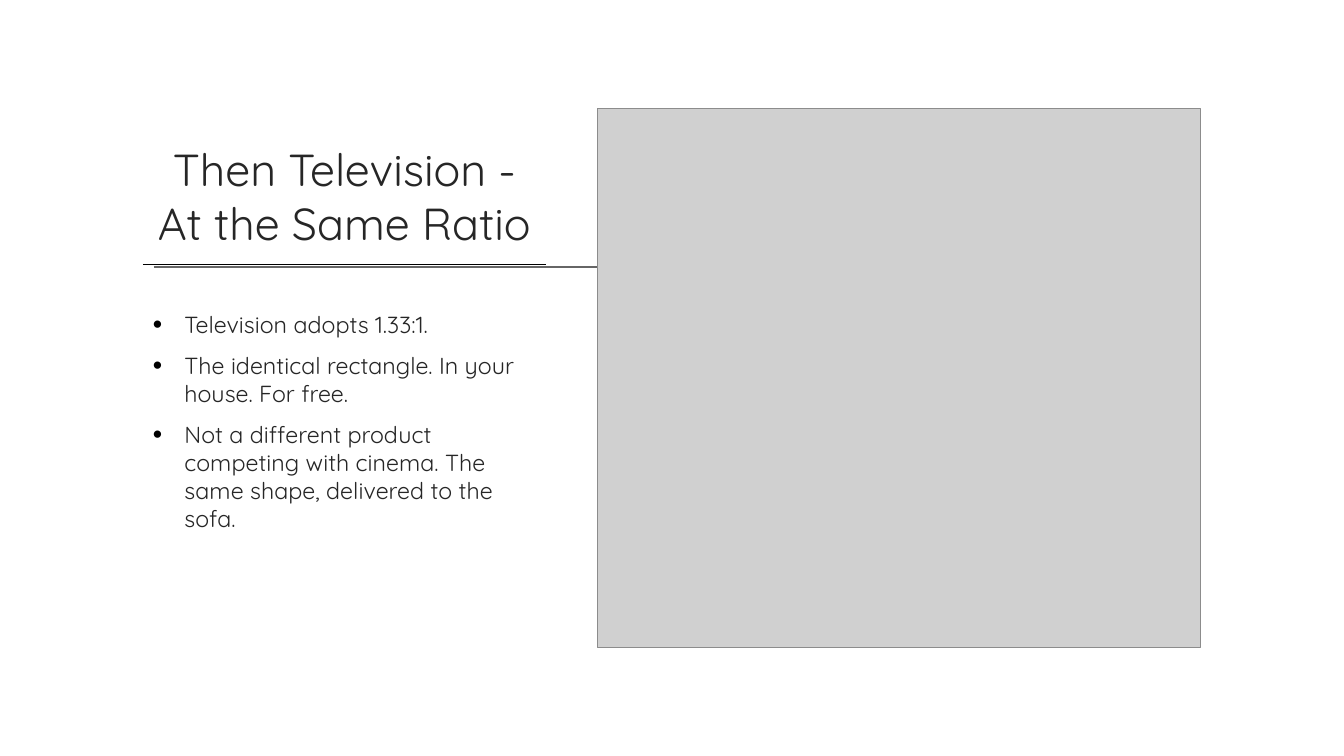
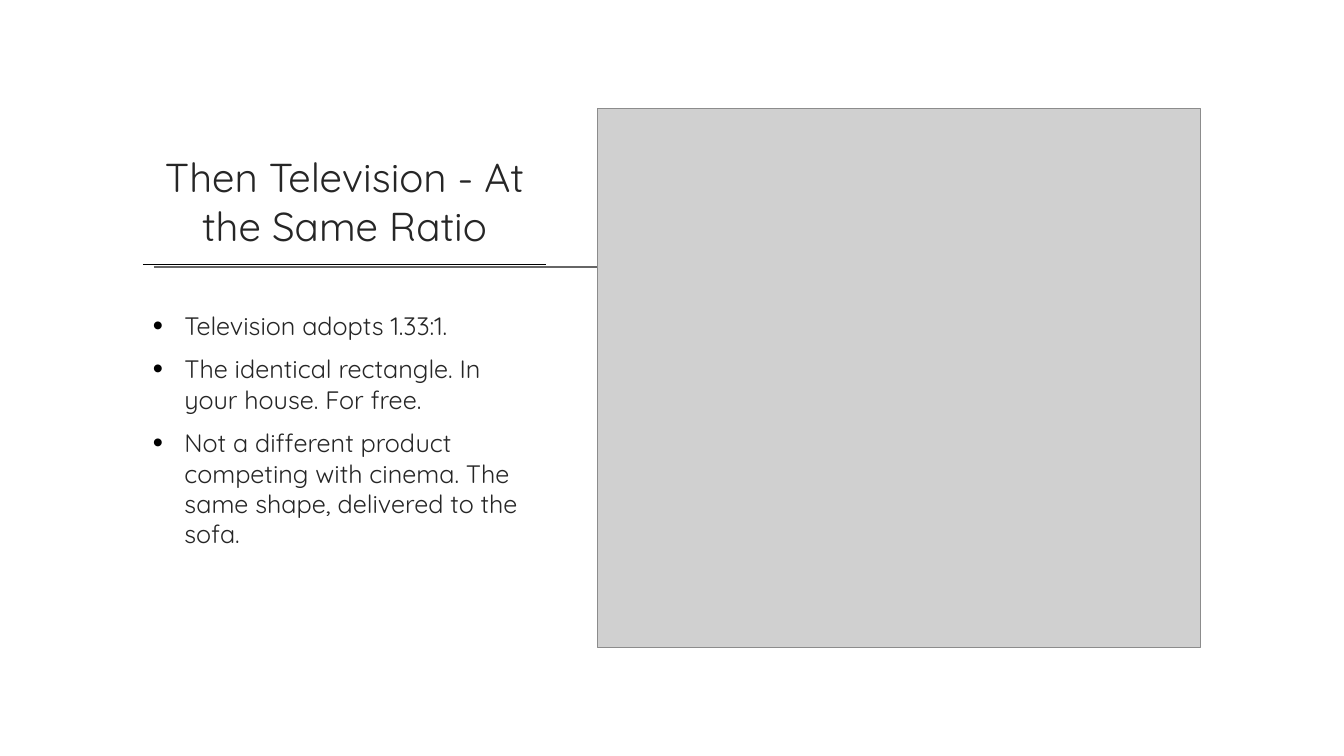
Before and after one commit to dcoes/Classes, a slide deck: slide 15 of Storyboarding/NewLectures/02_AspectRatios_REVISED.pptx. Drawn at 1344x756 pixels with LibreOffice and Linux fonts; fonts in the diff are those of the drawing; grey boxes stand for pictures; background and template pictures are left out. Boxes give left, top, right and bottom in pixels: in the first picture for what was removed or moved away, otherwise in the second. Text is boxed around its words. In the diff, an @@ line names an element or a change of style, - is before the commit and + after.

```diff
--- a/Storyboarding/NewLectures/02_AspectRatios_REVISED.pptx
+++ b/Storyboarding/NewLectures/02_AspectRatios_REVISED.pptx
@@ title "Then Television - At the ..." at [165, 162, 524, 242]: size 32 to 28.8 pt @@
@@ text "Television adopts 1.33:1." at [184, 316, 518, 544]: size 16.6 to 18 pt @@
```
Also in this commit, not shown: 7 other slides changed.
